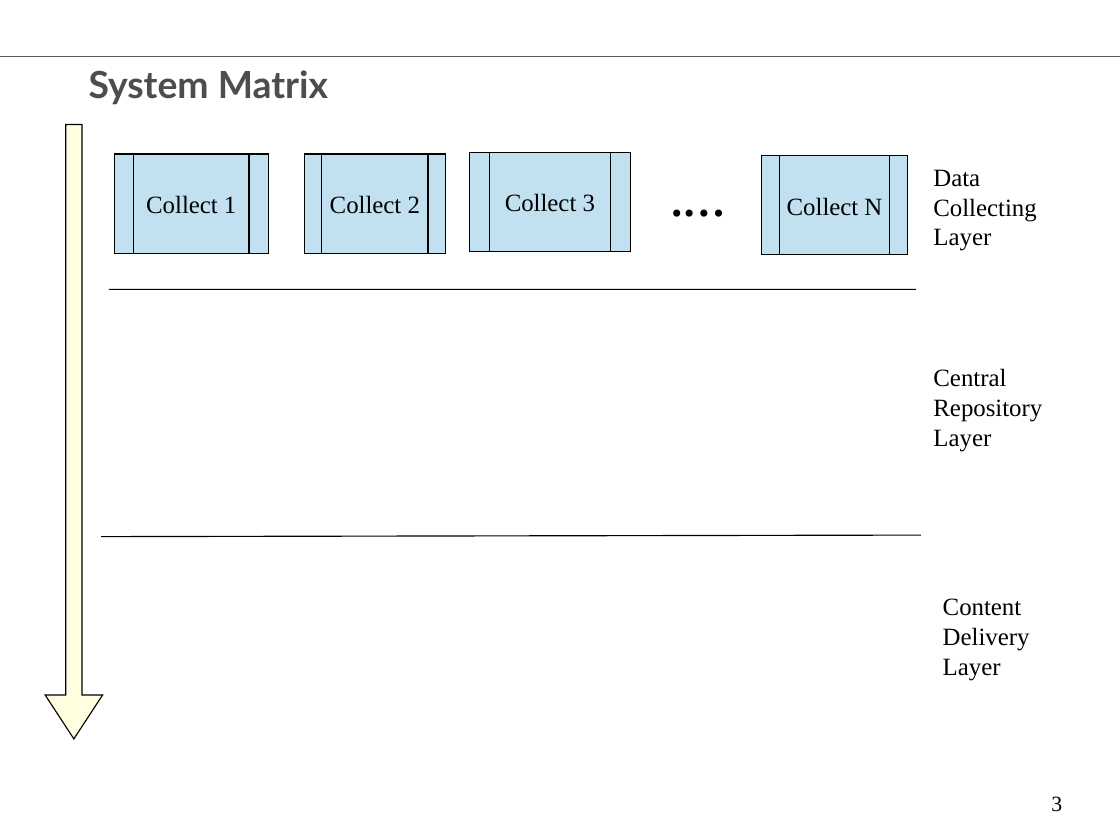
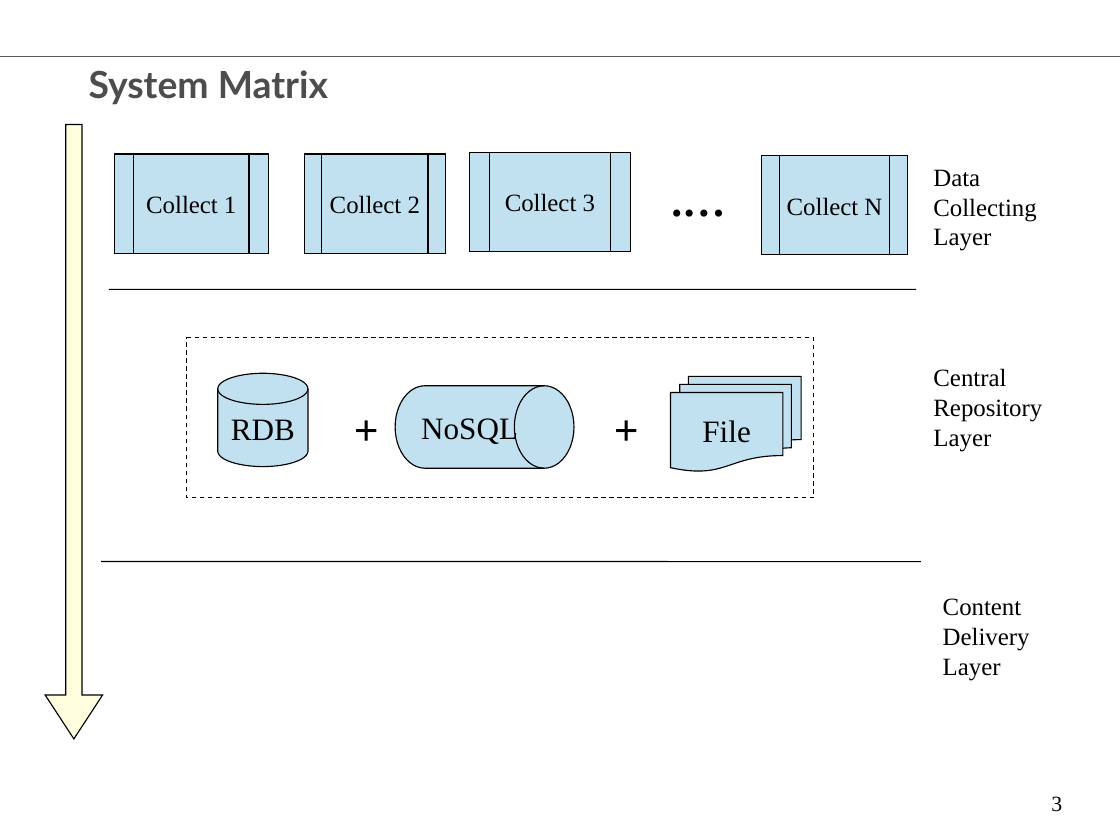
Before and after one commit to chenglx/myenv, a slide deck: slide 3 of Equity Data Technology Vision.ppt. Drawn at 1120x840 pixels with LibreOffice and Linux fonts; fonts in the diff are those of the drawing; background and template pictures are left out. Boxes give left, top, right and bottom in pixels: in the first picture for what was removed or moved away, otherwise in the second. Text is boxed around its words. In the diff, an @@ line names an element or a change of style, - is before the commit and + after.

Commit message:
0504 commit for Vision Document

```diff
--- a/Equity Data Technology Vision.ppt
+++ b/Equity Data Technology Vision.ppt
@@ rectangle added at [187, 337, 814, 497], outline #000000 0.74 pt dashed @@
@@ cylinder added at [217, 373, 308, 466], fill #C2E1F0, outline #000000 0.74 pt, 20 pt, text #000000 @@
+RDB
@@ flow chart magnetic drum added at [395, 385, 575, 468], fill #C2E1F0, outline #000000 0.74 pt, 20 pt, text #000000 @@
+NoSQL
@@ flow chart multidocument added at [671, 376, 802, 472], fill #C2E1F0, outline #000000 0.74 pt, 20 pt, text #000000 @@
+File
@@ text added at [337, 396, 394, 460], 28 pt, text #000000, bold @@
++
@@ text added at [597, 396, 654, 460], 28 pt, text #000000, bold @@
++
@@ line moved from (101, 536) - (921, 535) to (101, 561) - (921, 561) @@
```
